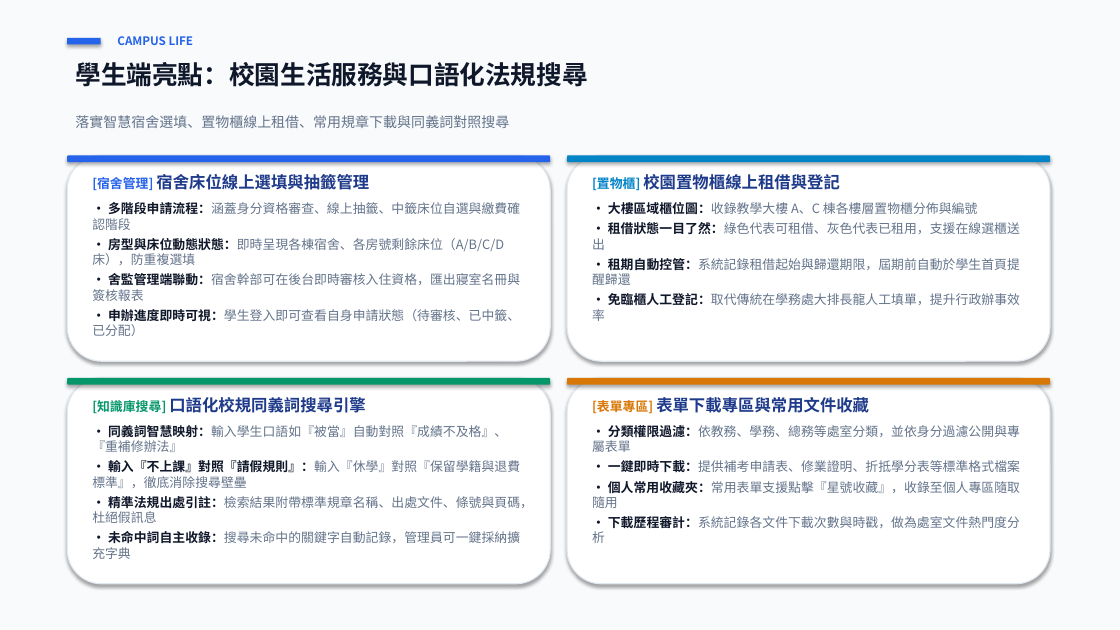
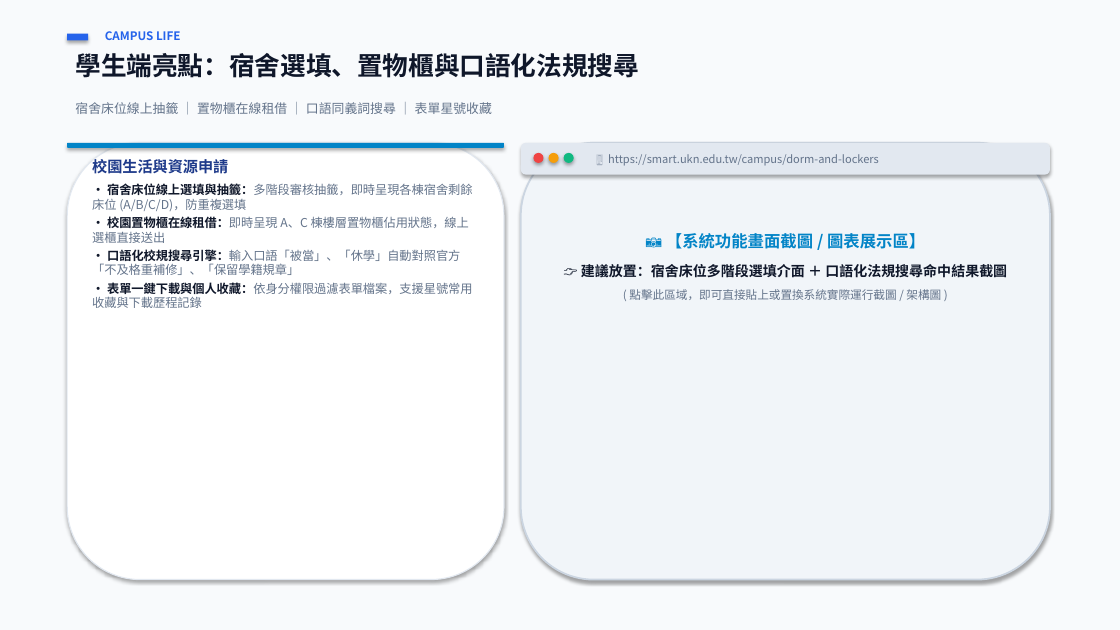
Before and after one commit to 111534121/smart-ukn, a slide deck: slide 6 of 校園智慧服務平台_專題成果簡報.pptx. Drawn at 1120x630 pixels with LibreOffice and Linux fonts; fonts in the diff are those of the drawing. Boxes give left, top, right and bottom in pixels: in the first picture for what was removed or moved away, otherwise in the second. Text is boxed around its words. In the diff, an @@ line names an element or a change of style, - is before the commit and + after.

Commit message:
docs: 優化專題成果簡報為極簡大圖版 (精簡字數、大面積功能截圖展示區、保留完整講稿)

```diff
--- a/校園智慧服務平台_專題成果簡報.pptx
+++ b/校園智慧服務平台_專題成果簡報.pptx
@@ text "CAMPUS LIFE": place and size @@
-text "CAMPUS LIFE" at box(117, 36, 194, 45)
+text "CAMPUS LIFE" at box(105, 31, 181, 40)
@@ rectangle: place and size @@
-rectangle at box(67, 38, 101, 45)
+rectangle at box(67, 34, 88, 40)
@@ text at box(75, 53, 639, 78): text changed @@
-學生端亮點：校園生活服務與口語化法規搜尋
+學生端亮點：宿舍選填、置物櫃與口語化法規搜尋
@@ text at box(75, 102, 492, 114): text changed; size 12 to 11 pt @@
-落實智慧宿舍選填、置物櫃線上租借、常用規章下載與同義詞對照搜尋
+宿舍床位線上抽籤 ｜ 置物櫃在線租借 ｜ 口語同義詞搜尋 ｜ 表單星號收藏
@@ rounded rectangle: place and size @@
-rounded rectangle at box(67, 155, 550, 162)
+rounded rectangle at box(67, 143, 504, 148)
@@ rounded rectangle at box(67, 143, 504, 148): fill #2563EB to #0284C7 @@
@@ rounded rectangle: place and size @@
-rounded rectangle at box(67, 155, 550, 361)
+rounded rectangle at box(67, 143, 504, 580)
@@ rounded rectangle: place and size @@
-rounded rectangle at box(567, 155, 1050, 162)
+rounded rectangle at box(521, 143, 1050, 175)
@@ rounded rectangle at box(521, 143, 1050, 175): fill #0284C7 to #E2E8F0 @@
@@ rounded rectangle: place and size @@
-rounded rectangle at box(567, 155, 1050, 361)
+rounded rectangle at box(521, 143, 1050, 580)
@@ rounded rectangle at box(521, 143, 1050, 580): fill #FFFFFF to #F1F5F9; outline #E2E8F0 1 pt to #CBD5E1 1.5 pt @@
@@ text at box(92, 159, 472, 308): text changed; size 11 to 10.5 pt @@
-[宿舍管理] 宿舍床位線上選填與抽籤管理
-• 多階段申請流程：涵蓋身分資格審查、線上抽籤、中籤床位自選與繳費確認階段
-• 房型與床位動態狀態：即時呈現各棟宿舍、各房號剩餘床位（A/B/C/D床），防重複選填
-• 舍監管理端聯動：宿舍幹部可在後台即時審核入住資格，匯出寢室名冊與簽核報表
-• 申辦進度即時可視：學生登入即可查看自身申請狀態（待審核、已中籤、已分配）
+校園生活與資源申請
+• 宿舍床位線上選填與抽籤：多階段審核抽籤，即時呈現各棟宿舍剩餘床位 (A/B/C/D)，防重複選填
+• 校園置物櫃在線租借：即時呈現 A、C 棟樓層置物櫃佔用狀態，線上選櫃直接送出
+• 口語化校規搜尋引擎：輸入口語「被當」、「休學」自動對照官方「不及格重補修」、「保留學籍規章」
+• 表單一鍵下載與個人收藏：依身分權限過濾表單檔案，支援星號常用收藏與下載歷程記錄
@@ ellipse added at box(534, 153, 544, 163), fill #EF4444 @@
@@ ellipse added at box(549, 153, 559, 163), fill #F59E0B @@
@@ ellipse added at box(564, 153, 574, 163), fill #10B981 @@
@@ text removed at box(592, 174, 1020, 321) @@
-[置物櫃] 校園置物櫃線上租借與登記
-• 大樓區域櫃位圖：收錄教學大樓 A、C 棟各樓層置物櫃分佈與編號
-• 租借狀態一目了然：綠色代表可租借、灰色代表已租用，支援在線選櫃送出
-• 租期自動控管：系統記錄租借起始與歸還期限，屆期前自動於學生首頁提醒歸還
-• 免臨櫃人工登記：取代傳統在學務處大排長龍人工填單，提升行政辦事效率
@@ text added at box(608, 154, 879, 166), 9.5 pt, text #64748B @@
+🖥️ https://smart.ukn.edu.tw/campus/dorm-and-lockers
@@ text added at box(581, 233, 1007, 300), 12 pt, text #0F172A, bold @@
+📷 【系統功能畫面截圖 / 圖表展示區】
+👉 建議放置：宿舍床位多階段選填介面 ＋ 口語化法規搜尋命中結果截圖
+( 點擊此區域，即可直接貼上或置換系統實際運行截圖 / 架構圖 )
@@ rounded rectangle removed at box(67, 378, 550, 584) @@
@@ rounded rectangle removed at box(67, 378, 550, 385) @@
@@ rounded rectangle removed at box(567, 378, 1050, 584) @@
@@ rounded rectangle removed at box(567, 378, 1050, 385) @@
@@ text removed at box(92, 397, 533, 559) @@
-[知識庫搜尋] 口語化校規同義詞搜尋引擎
-• 同義詞智慧映射：輸入學生口語如『被當』自動對照『成績不及格』、『重補修辦法』
-• 輸入『不上課』對照『請假規則』：輸入『休學』對照『保留學籍與退費標準』，徹底消除搜尋壁壘
-• 精準法規出處引註：檢索結果附帶標準規章名稱、出處文件、條號與頁碼，杜絕假訊息
-• 未命中詞自主收錄：搜尋未命中的關鍵字自動記錄，管理員可一鍵採納擴充字典
@@ text removed at box(592, 397, 1020, 543) @@
-[表單專區] 表單下載專區與常用文件收藏
-• 分類權限過濾：依教務、學務、總務等處室分類，並依身分過濾公開與專屬表單
-• 一鍵即時下載：提供補考申請表、修業證明、折抵學分表等標準格式檔案
-• 個人常用收藏夾：常用表單支援點擊『星號收藏』，收錄至個人專區隨取隨用
-• 下載歷程審計：系統記錄各文件下載次數與時戳，做為處室文件熱門度分析
```
Also in this commit, not shown: 15 other slides changed, 1 other file.
